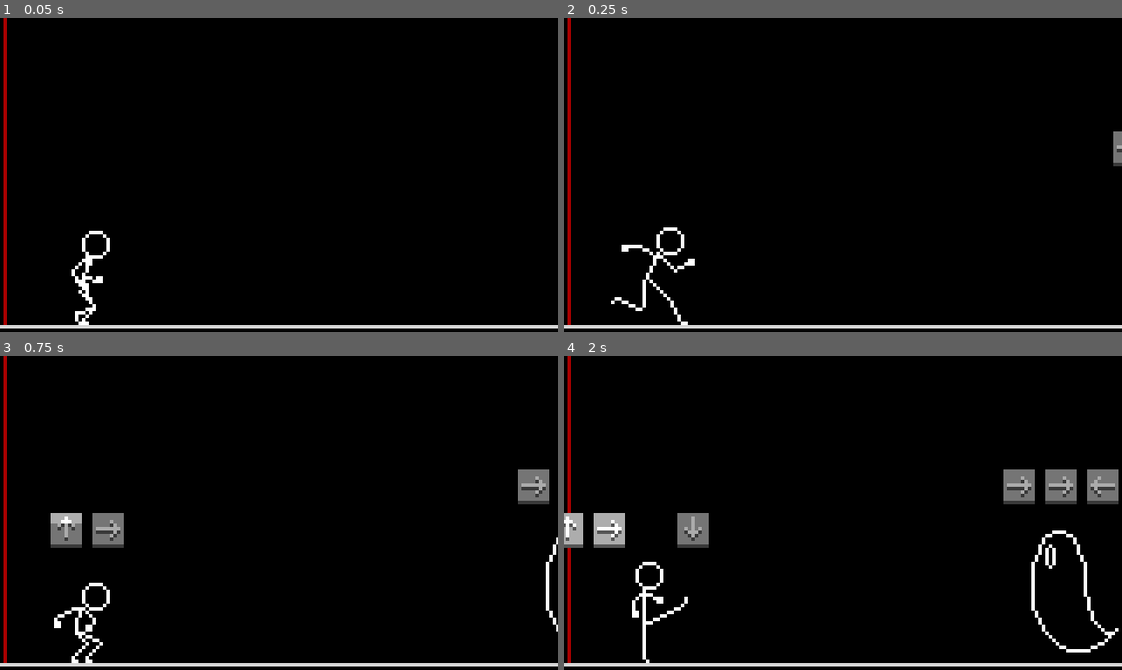
Above: before the commit, frames 1-4 (two rows, left to right).
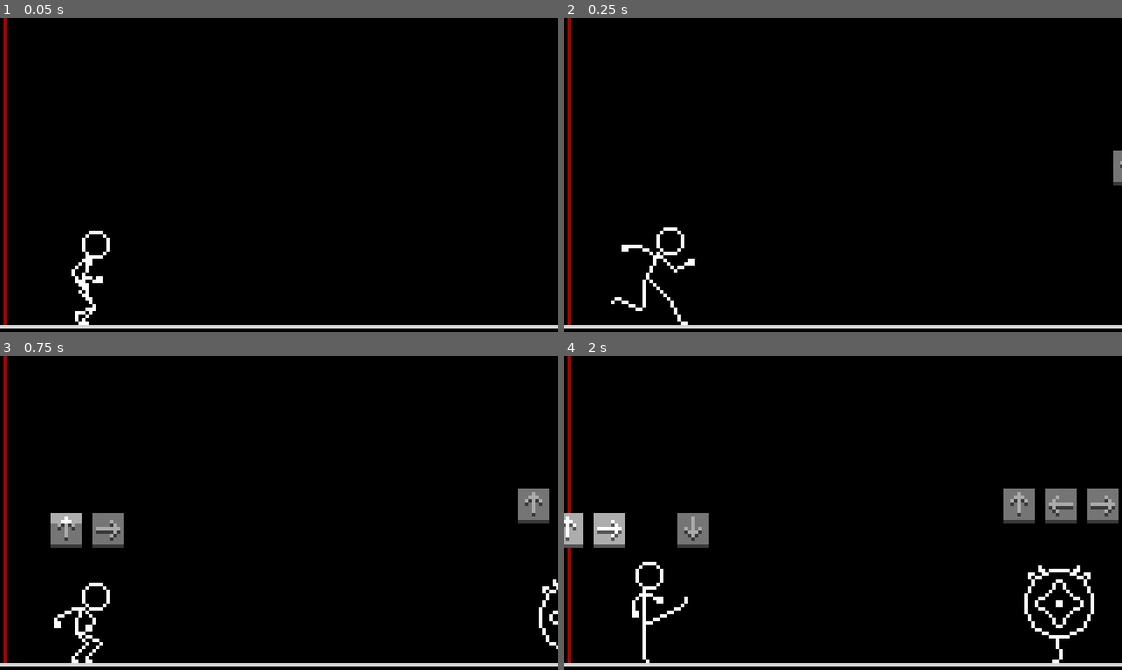
Above: after the commit, the same moments.

Repository: rocketCarlos/JumpingStickman
Game: Godot game, scene res://scenes/main.tscn
The game is run twice, just before and just after one commit, with the same random seed, the same clock (stepped at 60 frames per second) and the same inputs.
Inputs:
- Up to frame 1 (0.05 s): no input
- Up to frame 2 (0.25 s): no input
- Up to frame 3 (0.75 s): hold Up (uppercut) from 0.53 s (still down); tap Right (front_kick) at 0.6 s
- Up to frame 4 (2 s): tap Space (jump) at 0.77, 1.52 s; release Up (uppercut) at 1.28 s; hold Down (downwards_punch) from 1.28 s (still down); tap Left (spin_kick) at 1.35 s

Frame 1 is identical in both runs. In frame 2, 0.2% of the frame differs, in the area x 98-100%, y 36-54%; in frame 3, 1.1%; in frame 4, 3.7%, in the area x 78-100%, y 36-98%.

Commit message:
Added mobs and updated spawn system

Diff:
--- a/globals/globals.gd
+++ b/globals/globals.gd
@@ -8,8 +8,9 @@
 }
 
 # current combo that defeats the enemy
-#var enemy_combo: Array[actions]
-var enemy_combo = [actions.FRONT_KICK, actions.FRONT_KICK, actions.SPIN_KICK]
+var enemy_combo = []
+
+var defeated_enemies = 0
 
 # emitted by player when combo succeeds, recieved by enemy to die
 signal combo_succeeded
--- a/scenes/enemy.tscn
+++ b/scenes/enemy.tscn
@@ -1,28 +1,320 @@
-[gd_scene load_steps=7 format=3 uid="uid://bkdfknudx2bqi"]
-
-[ext_resource type="Texture2D" uid="uid://c4v2rjejfwi6p" path="res://assets/sprites/ghost1.png" id="1_fr0bl"]
+[gd_scene load_steps=50 format=3 uid="uid://bkdfknudx2bqi"]
+
+[ext_resource type="Texture2D" uid="uid://ux71d5sbaafd" path="res://assets/sprites/longman.png" id="1_2e22t"]
+[ext_resource type="Texture2D" uid="uid://d1u8jedkf7hw2" path="res://assets/sprites/bat.png" id="1_3lvxl"]
+[ext_resource type="Texture2D" uid="uid://p8b1ry3773sg" path="res://assets/sprites/ufo.png" id="2_2ty6s"]
 [ext_resource type="Script" path="res://scripts/enemy.gd" id="2_723gv"]
+[ext_resource type="Texture2D" uid="uid://b3itwgg4yryha" path="res://assets/sprites/ball.png" id="2_q7oqh"]
+[ext_resource type="Texture2D" uid="uid://vhkb76nqr07e" path="res://assets/sprites/sphere.png" id="2_qcwk2"]
 [ext_resource type="PackedScene" uid="uid://cx1glasylo6ag" path="res://scenes/arrow.tscn" id="3_03ypa"]
+[ext_resource type="Texture2D" uid="uid://dyvcn5t8w8wu6" path="res://assets/sprites/spider.png" id="3_4uj4e"]
+[ext_resource type="Texture2D" uid="uid://wrqmv3axaxtv" path="res://assets/sprites/missil.png" id="3_f1ab1"]
 [ext_resource type="PackedScene" uid="uid://bmp3r15q7jgc6" path="res://scenes/arrow_holder.tscn" id="3_sbhkp"]
+
+[sub_resource type="AtlasTexture" id="AtlasTexture_j2x73"]
+atlas = ExtResource("1_2e22t")
+region = Rect2(0, 0, 35, 50)
+
+[sub_resource type="AtlasTexture" id="AtlasTexture_1tj8t"]
+atlas = ExtResource("1_2e22t")
+region = Rect2(35, 0, 35, 50)
+
+[sub_resource type="AtlasTexture" id="AtlasTexture_ol1oy"]
+atlas = ExtResource("1_2e22t")
+region = Rect2(70, 0, 35, 50)
+
+[sub_resource type="AtlasTexture" id="AtlasTexture_7l6l4"]
+atlas = ExtResource("1_2e22t")
+region = Rect2(105, 0, 35, 50)
+
+[sub_resource type="AtlasTexture" id="AtlasTexture_f1wrw"]
+atlas = ExtResource("1_2e22t")
+region = Rect2(140, 0, 35, 50)
+
+[sub_resource type="AtlasTexture" id="AtlasTexture_5tdpe"]
+atlas = ExtResource("1_2e22t")
+region = Rect2(175, 0, 35, 50)
+
+[sub_resource type="AtlasTexture" id="AtlasTexture_xjap8"]
+atlas = ExtResource("1_2e22t")
+region = Rect2(210, 0, 35, 50)
+
+[sub_resource type="AtlasTexture" id="AtlasTexture_toq2d"]
+atlas = ExtResource("1_3lvxl")
+region = Rect2(0, 0, 35, 35)
+
+[sub_resource type="AtlasTexture" id="AtlasTexture_1gx12"]
+atlas = ExtResource("1_3lvxl")
+region = Rect2(35, 0, 35, 35)
+
+[sub_resource type="AtlasTexture" id="AtlasTexture_40el3"]
+atlas = ExtResource("1_3lvxl")
+region = Rect2(70, 0, 35, 35)
+
+[sub_resource type="AtlasTexture" id="AtlasTexture_j6ynn"]
+atlas = ExtResource("1_3lvxl")
+region = Rect2(105, 0, 35, 35)
+
+[sub_resource type="AtlasTexture" id="AtlasTexture_x5vq5"]
+atlas = ExtResource("1_3lvxl")
+region = Rect2(70, 0, 35, 35)
+
+[sub_resource type="AtlasTexture" id="AtlasTexture_3smfp"]
+atlas = ExtResource("1_3lvxl")
+region = Rect2(35, 0, 35, 35)
+
+[sub_resource type="AtlasTexture" id="AtlasTexture_n520x"]
+atlas = ExtResource("2_2ty6s")
+region = Rect2(0, 0, 35, 35)
+
+[sub_resource type="AtlasTexture" id="AtlasTexture_15apr"]
+atlas = ExtResource("2_2ty6s")
+region = Rect2(35, 0, 35, 35)
+
+[sub_resource type="AtlasTexture" id="AtlasTexture_piulo"]
+atlas = ExtResource("3_f1ab1")
+region = Rect2(0, 0, 35, 35)
+
+[sub_resource type="AtlasTexture" id="AtlasTexture_p8fqd"]
+atlas = ExtResource("3_f1ab1")
+region = Rect2(35, 0, 35, 35)
+
+[sub_resource type="AtlasTexture" id="AtlasTexture_stv04"]
+atlas = ExtResource("3_f1ab1")
+region = Rect2(70, 0, 35, 35)
+
+[sub_resource type="AtlasTexture" id="AtlasTexture_maahn"]
+atlas = ExtResource("3_f1ab1")
+region = Rect2(105, 0, 35, 35)
+
+[sub_resource type="AtlasTexture" id="AtlasTexture_f7gk3"]
+atlas = ExtResource("2_q7oqh")
+region = Rect2(0, 0, 35, 35)
+
+[sub_resource type="AtlasTexture" id="AtlasTexture_fkoix"]
+atlas = ExtResource("2_q7oqh")
+region = Rect2(35, 0, 35, 35)
+
+[sub_resource type="AtlasTexture" id="AtlasTexture_ipd21"]
+atlas = ExtResource("2_q7oqh")
+region = Rect2(70, 0, 35, 35)
+
+[sub_resource type="AtlasTexture" id="AtlasTexture_o2fbk"]
+atlas = ExtResource("2_q7oqh")
+region = Rect2(105, 0, 35, 35)
+
+[sub_resource type="AtlasTexture" id="AtlasTexture_xvrlk"]
+atlas = ExtResource("2_q7oqh")
+region = Rect2(140, 0, 35, 35)
+
+[sub_resource type="AtlasTexture" id="AtlasTexture_s7idv"]
+atlas = ExtResource("2_q7oqh")
+region = Rect2(175, 0, 35, 35)
+
+[sub_resource type="AtlasTexture" id="AtlasTexture_1b8rn"]
+atlas = ExtResource("2_q7oqh")
+region = Rect2(210, 0, 35, 35)
+
+[sub_resource type="AtlasTexture" id="AtlasTexture_qtp8d"]
+atlas = ExtResource("2_q7oqh")
+region = Rect2(245, 0, 35, 35)
+
+[sub_resource type="AtlasTexture" id="AtlasTexture_ncf5y"]
+atlas = ExtResource("2_qcwk2")
+region = Rect2(0, 0, 35, 35)
+
+[sub_resource type="AtlasTexture" id="AtlasTexture_168s0"]
+atlas = ExtResource("2_qcwk2")
+region = Rect2(35, 0, 35, 35)
+
+[sub_resource type="AtlasTexture" id="AtlasTexture_wtqte"]
+atlas = ExtResource("2_qcwk2")
+region = Rect2(70, 0, 35, 35)
+
+[sub_resource type="AtlasTexture" id="AtlasTexture_vsprk"]
+atlas = ExtResource("2_qcwk2")
+region = Rect2(105, 0, 35, 35)
+
+[sub_resource type="AtlasTexture" id="AtlasTexture_sbpkc"]
+atlas = ExtResource("3_4uj4e")
+region = Rect2(0, 0, 35, 35)
+
+[sub_resource type="AtlasTexture" id="AtlasTexture_mbs8l"]
+atlas = ExtResource("3_4uj4e")
+region = Rect2(35, 0, 35, 35)
+
+[sub_resource type="AtlasTexture" id="AtlasTexture_aa3st"]
+atlas = ExtResource("3_4uj4e")
+region = Rect2(70, 0, 35, 35)
+
+[sub_resource type="AtlasTexture" id="AtlasTexture_vwbpy"]
+atlas = ExtResource("3_4uj4e")
+region = Rect2(105, 0, 35, 35)
+
+[sub_resource type="AtlasTexture" id="AtlasTexture_guj0c"]
+atlas = ExtResource("3_4uj4e")
+region = Rect2(140, 0, 35, 35)
+
+[sub_resource type="AtlasTexture" id="AtlasTexture_t0upd"]
+atlas = ExtResource("3_4uj4e")
+region = Rect2(175, 0, 35, 35)
 
 [sub_resource type="SpriteFrames" id="SpriteFrames_fhmke"]
 animations = [{
 "frames": [{
 "duration": 1.0,
-"texture": ExtResource("1_fr0bl")
-}],
-"loop": true,
-"name": &"ghost1",
-"speed": 5.0
+"texture": SubResource("AtlasTexture_j2x73")
+}, {
+"duration": 1.0,
+"texture": SubResource("AtlasTexture_1tj8t")
+}, {
+"duration": 1.0,
+"texture": SubResource("AtlasTexture_ol1oy")
+}, {
+"duration": 1.0,
+"texture": SubResource("AtlasTexture_7l6l4")
+}, {
+"duration": 1.0,
+"texture": SubResource("AtlasTexture_f1wrw")
+}, {
+"duration": 1.0,
+"texture": SubResource("AtlasTexture_5tdpe")
+}, {
+"duration": 1.0,
+"texture": SubResource("AtlasTexture_xjap8")
+}],
+"loop": true,
+"name": &"big",
+"speed": 6.0
+}, {
+"frames": [{
+"duration": 10.0,
+"texture": SubResource("AtlasTexture_toq2d")
+}, {
+"duration": 1.0,
+"texture": SubResource("AtlasTexture_1gx12")
+}, {
+"duration": 1.0,
+"texture": SubResource("AtlasTexture_40el3")
+}, {
+"duration": 7.0,
+"texture": SubResource("AtlasTexture_j6ynn")
+}, {
+"duration": 1.0,
+"texture": SubResource("AtlasTexture_x5vq5")
+}, {
+"duration": 1.0,
+"texture": SubResource("AtlasTexture_3smfp")
+}],
+"loop": true,
+"name": &"flying1",
+"speed": 26.0
+}, {
+"frames": [{
+"duration": 1.0,
+"texture": SubResource("AtlasTexture_n520x")
+}, {
+"duration": 1.0,
+"texture": SubResource("AtlasTexture_15apr")
+}],
+"loop": true,
+"name": &"flying2",
+"speed": 4.0
+}, {
+"frames": [{
+"duration": 1.0,
+"texture": SubResource("AtlasTexture_piulo")
+}, {
+"duration": 1.0,
+"texture": SubResource("AtlasTexture_p8fqd")
+}, {
+"duration": 1.0,
+"texture": SubResource("AtlasTexture_stv04")
+}, {
+"duration": 1.0,
+"texture": SubResource("AtlasTexture_maahn")
+}],
+"loop": true,
+"name": &"flying3",
+"speed": 8.0
+}, {
+"frames": [{
+"duration": 1.0,
+"texture": SubResource("AtlasTexture_f7gk3")
+}, {
+"duration": 1.0,
+"texture": SubResource("AtlasTexture_fkoix")
+}, {
+"duration": 1.0,
+"texture": SubResource("AtlasTexture_ipd21")
+}, {
+"duration": 1.0,
+"texture": SubResource("AtlasTexture_o2fbk")
+}, {
+"duration": 1.0,
+"texture": SubResource("AtlasTexture_xvrlk")
+}, {
+"duration": 1.0,
+"texture": SubResource("AtlasTexture_s7idv")
+}, {
+"duration": 1.0,
+"texture": SubResource("AtlasTexture_1b8rn")
+}, {
+"duration": 1.0,
+"texture": SubResource("AtlasTexture_qtp8d")
+}],
+"loop": true,
+"name": &"mob1",
+"speed": 8.0
+}, {
+"frames": [{
+"duration": 1.0,
+"texture": SubResource("AtlasTexture_ncf5y")
+}, {
+"duration": 3.0,
+"texture": SubResource("AtlasTexture_168s0")
+}, {
+"duration": 1.0,
+"texture": SubResource("AtlasTexture_wtqte")
+}, {
+"duration": 3.0,
+"texture": SubResource("AtlasTexture_vsprk")
+}],
+"loop": true,
+"name": &"mob2",
+"speed": 12.0
+}, {
+"frames": [{
+"duration": 1.0,
+"texture": SubResource("AtlasTexture_sbpkc")
+}, {
+"duration": 1.0,
+"texture": SubResource("AtlasTexture_mbs8l")
+}, {
+"duration": 1.0,
+"texture": SubResource("AtlasTexture_aa3st")
+}, {
+"duration": 1.0,
+"texture": SubResource("AtlasTexture_vwbpy")
+}, {
+"duration": 1.0,
+"texture": SubResource("AtlasTexture_guj0c")
+}, {
+"duration": 1.0,
+"texture": SubResource("AtlasTexture_t0upd")
+}],
+"loop": true,
+"name": &"mob3",
+"speed": 7.0
 }]
 
 [sub_resource type="RectangleShape2D" id="RectangleShape2D_7alau"]
-size = Vector2(23, 34)
+size = Vector2(4, 41)
 
 [node name="Enemy" type="AnimatedSprite2D"]
 texture_filter = 3
 sprite_frames = SubResource("SpriteFrames_fhmke")
-animation = &"ghost1"
+animation = &"mob1"
 script = ExtResource("2_723gv")
 arrow_scene = ExtResource("3_03ypa")
 metadata/_edit_group_ = true
@@ -30,7 +322,7 @@
 [node name="Hitboxes" type="Area2D" parent="."]
 
 [node name="CollisionShape2D" type="CollisionShape2D" parent="Hitboxes"]
-position = Vector2(3.5, 2)
+position = Vector2(0, -0.5)
 shape = SubResource("RectangleShape2D_7alau")
 
 [node name="ArrowHolder" parent="." instance=ExtResource("3_sbhkp")]
--- a/scenes/main.tscn
+++ b/scenes/main.tscn
@@ -15,4 +15,4 @@
 position = Vector2(25, 70.5)
 
 [node name="EnemySpawner" parent="." instance=ExtResource("3_ukwvw")]
-position = Vector2(178.575, 65)
+position = Vector2(178.575, 70.5)
--- a/scenes/player.tscn
+++ b/scenes/player.tscn
@@ -404,10 +404,8 @@
 
 [node name="AnimatedSprite2D" type="AnimatedSprite2D" parent="."]
 sprite_frames = SubResource("SpriteFrames_t4ntt")
-animation = &"uppercut"
+animation = &"downwards_punch"
 autoplay = "run"
-frame = 6
-frame_progress = 1.0
 
 [node name="CollisionShape2D" type="CollisionShape2D" parent="."]
 position = Vector2(0.5, 3.5)
--- a/scripts/enemy.gd
+++ b/scripts/enemy.gd
@@ -6,18 +6,24 @@
 
 #region scene attributes
 enum types {
-	GHOST1,
-	GHOST2,
-	GHOST3,
-	BIG1,
-	BIG2,
+	MOB1,
+	MOB2,
+	MOB3,
+	FLYING1,
+	FLYING2,
+	FLYING3,
+	BIG,
 }
 var type: types
 
 var type_combos: Dictionary = {
-	types.GHOST1: [Globals.actions.FRONT_KICK, Globals.actions.FRONT_KICK, Globals.actions.SPIN_KICK],
-	types.GHOST2: [Globals.actions.UPPERCUT, Globals.actions.SPIN_KICK, Globals.actions.FRONT_KICK],
-	types.GHOST3: [Globals.actions.DOWNWARDS_PUNCH, Globals.actions.UPPERCUT, Globals.actions.DOWNWARDS_PUNCH],
+	types.MOB1: [Globals.actions.FRONT_KICK, Globals.actions.FRONT_KICK, Globals.actions.SPIN_KICK],
+	types.MOB2: [Globals.actions.UPPERCUT, Globals.actions.SPIN_KICK, Globals.actions.FRONT_KICK],
+	types.MOB3: [Globals.actions.DOWNWARDS_PUNCH, Globals.actions.UPPERCUT, Globals.actions.DOWNWARDS_PUNCH],
+	types.FLYING1: [Globals.actions.SPIN_KICK, Globals.actions.DOWNWARDS_PUNCH, Globals.actions.FRONT_KICK],
+	types.FLYING2: [Globals.actions.FRONT_KICK, Globals.actions.UPPERCUT, Globals.actions.UPPERCUT],
+	types.FLYING3: [Globals.actions.DOWNWARDS_PUNCH, Globals.actions.SPIN_KICK, Globals.actions.UPPERCUT],
+	types.BIG: [Globals.actions.FRONT_KICK, Globals.actions.UPPERCUT, Globals.actions.SPIN_KICK, Globals.actions.DOWNWARDS_PUNCH],
 }
 var combo: Array
 
@@ -30,11 +36,25 @@
 #region ready and process
 # Called when the node enters the scene tree for the first time.
 func _ready() -> void:
-	# tpye = random or depending on the specific round
-	type = types.GHOST1 # FOR DEBUG
+	# choose what enemy can be sent
+	match Globals.defeated_enemies:
+		0:
+			type = types.MOB2
+		1:
+			type = types.MOB1
+		2:
+			type = types.MOB3
+		3:
+			type = types.FLYING1
+		12:
+			type = types.BIG
+		_:
+			type = types.values()[randi_range(0, types.values().size()-1)]
+
 	combo = type_combos[type]
 	Globals.enemy_combo = combo
 	animation = get_string_from_type(type)
+	play()
 
 	Globals.combo_succeeded.connect(_on_combo_succeeded)
 
@@ -56,16 +76,20 @@
 #region utility functions
 func get_string_from_type(t: types) -> String:
 	match t:
-		types.GHOST1:
-			return "ghost1"
-		types.GHOST2:
-			return "ghost2"
-		types.GHOST3:
-			return "ghost3"
-		types.BIG1:
-			return "big1"
-		types.BIG2:
-			return "big2"
+		types.MOB1:
+			return "mob1"
+		types.MOB2:
+			return "mob2"
+		types.MOB3:
+			return "mob3"
+		types.FLYING1:
+			return "flying1"
+		types.FLYING2:
+			return "flying2"
+		types.FLYING3:
+			return "flying3"
+		types.BIG:
+			return "big"
 		_:
 			return ""
 
--- a/scripts/enemy_spawner.gd
+++ b/scripts/enemy_spawner.gd
@@ -24,6 +24,7 @@
 
 
 func _on_combo_succeeded():
+	Globals.defeated_enemies += 1
 	var enemy = enemy_scene.instantiate()
 	add_child(enemy)
 	Engine.time_scale += 0.02
--- a/scripts/player.gd
+++ b/scripts/player.gd
@@ -310,9 +310,9 @@
 		states.SPIN_KICK:
 			return 7
 		states.UPPERCUT:
-			return 16
+			return 5
 		states.DOWNWARDS_PUNCH:
-			return 18
+			return 8
 		_:
 			return -1
 
Binary file added: assets/aseprite_files/ball.ase
Binary file added: assets/aseprite_files/bat.ase
Binary file added: assets/aseprite_files/missil.ase
Binary file changed: assets/aseprite_files/sphere.ase
Binary file added: assets/aseprite_files/spider.ase
Binary file added: assets/aseprite_files/ufo.ase
Binary file added: assets/sprites/ball.png
Not shown, added: assets/sprites/ball.png.import
Binary file added: assets/sprites/bat.png
Not shown, added: assets/sprites/bat.png.import
Binary file added: assets/sprites/missil.png
Not shown, added: assets/sprites/missil.png.import
(and 6 more such lines)
